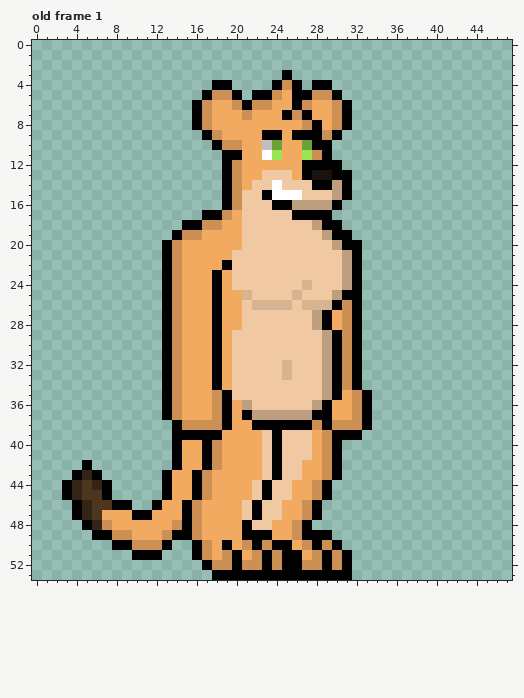
Pixel-art file: TerraGuardian Sprites/Companions/FemaleLionWarrior.aseprite. Above: the version before the commit.
48x54 pixels, 18 frames. Colours within 5 levels of each other are drawn and written as one. Shown: old frame 1. The commit also changed other frames, which this record leaves out.
New version:
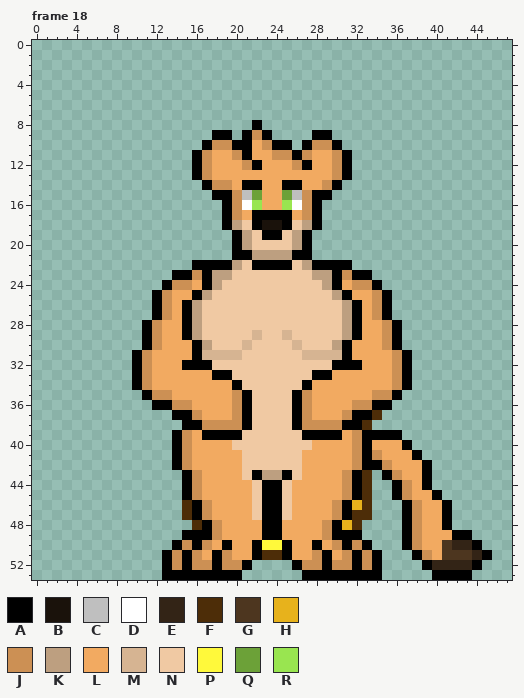
Palette (. is transparent): A #000000  B #1a120b  C #bfbfbf  D #ffffff  E #332416  F #4d2d08  G #4d361f  H #e7b21c  J #cc9054  K #bd9f80  L #f2aa61  M #d6b492  N #f0c9a3  P #fff93b  Q #6ca138  R #99e550
A new or re-ordered frame is compared with the old frame closest to it.
Author's note on the commit: Added sitting on chair and throne frames to the lion warrior.
From old to new:
frames 18 -> 20
layer "Furniture" added
--- frame 18 is new; against old frame 1
@@ x 0..47 @@
  2 ................................................
- 3 .........................A......................
- 4 ..................AA....AJA.AA..................
- 5 .................AJJA.AAJLAAJJA.................
- 6 ................AJLLJAJJLLAJLLJA................
- 7 ................AJLLLJLLLAJALLJA................
- 8 ................AJLLLLLLLLLJALJA................
- 9 .................AJLLLLAALAAAJA.................
-10 ..................AJJLLCQLLQAA..................
-11 ...................AALLDRLLRJA..................
-12 ...................AJLLLLLLAAAA.................
-13 ...................AJLLNNNLABBAA................
-14 ...................AJLNNDNNNAAKA................
-15 ...................AJNNADDDNNNKA................
-16 ...................AJNNNAAKKKKA.................
-17 .................AAJLNNNNNAAAA..................
-18 ...............AAJJLLNNNNNNNKAA.................
-19 ..............AJJLLLLNNNNNNNNKAA................
-20 .............AJLLLLLLNNNNNNNNNKAA...............
-21 .............AJLLLLLNNNNNNNNNNNKA...............
-22 .............AJLLLLANNNNNNNNNNNKA...............
-23 .............AJLLLALNNNNNNNNNNNKA...............
-24 .............AJLLLALNNNNNNNMNNNKA...............
-25 .............AJLLLALLMNNNNMNNNKAA...............
-26 .............AJLLLALLNMMMMNMMMAJA...............
-27 .............AJLLLALLNNNNNNNKALJA...............
-28 .............AJLLLALLNNNNNNNKALJA...............
-29 .............AJLLLALNNNNNNNNNKAJA...............
-30 .............AJLLLALNNNNNNNNNKAJA...............
-31 .............AJLLLALNNNNNNNNNKAJA...............
-32 .............AJLLLALNNNNNMNNNKAJA...............
-33 .............AJLLLALNNNNNMNNNKAJA...............
-34 .............AJLLLALNNNNNNNNNKAJA...............
-35 .............AJLLLJANNNNNNNNNKALJA..............
-36 .............AJLLLJALKNNNNNNKALLJA..............
-37 .............AJLLLJALAKKKKKKAALLJA..............
-38 ..............AJJJJALLAAAAAAJAJJJA..............
-39 ..............AAAAALLLLNANNNLJAAA...............
-40 ..............ALLAJLLLLNANNNLJA.................
-41 ..............ALLAJLLLLNANNNLJA.................
-42 .....A........ALLAJLLLLNANNLLJA.................
-43 ....AEA......ALLAJLLLLLNANNLLJA.................
-44 ...AEGEA.....ALLAJLLLLNANNLLJA..................
-45 ...AEGGA.....ALLAJLLLLNANNLLJA..................
-46 ....AEGGAA..ALLAJLLLLNANNLLJA...................
-47 ....AEGLLLAALLLAJLLLLNANNLLJA...................
-48 .....AEJLLLLLLJAJLLLLANNLLJA....................
-49 ......AAJJLLLJAAJLLLLAAALLJAAA..................
-50 ........AAJJJA..AJLALJAJAALJAJA.................
-51 ..........AAA...AJLJALJAJAALJAJA................
-52 .................AJJAJJAJAAJJAJA................
-53 ..................AAAAAAAAAAAAAA................
+ 3 ................................................
+ 4 ................................................
+ 5 ................................................
+ 6 ................................................
+ 7 ................................................
+ 8 ......................A.........................
+ 9 ..................AA.AJA....AA..................
+10 .................AJJAALJAA.AJJA.................
+11 ................AJLLJALLJJAJLLJA................
+12 ................AJLLLJALLLJALLJA................
+13 ................AJLLLLLLLLLLLLJA................
+14 .................AJJLAALLAALLJA.................
+15 ..................AAJCQLLQCJAA..................
+16 ...................AJDRLLRDJA...................
+17 ...................AJLAAAALJA...................
+18 ...................AKNABBANKA...................
+19 ....................AKNAANKA....................
+20 ....................AKNNNNKA....................
+21 ....................AAKKKKAA....................
+22 ................AAAAKNAAAANKAAAA................
+23 ..............AAJAKKNNNNNNNNKKAJAA..............
+24 .............AJJLAKNNNNNNNNNNKALJJA.............
+25 ............AJLLAKNNNNNNNNNNNNKALLJA............
+26 ............AJLAKNNNNNNNNNNNNNNKALJA............
+27 ............AJLAKNNNNNNNNNNNNNNKALJA............
+28 ...........AJLLAKNNNNNNNNNNNNNNKALLJA...........
+29 ...........AJLLAKNNNNNMNNMNNNNNKALLJA...........
+30 ...........AJLLLAKNNNMNNNNMNNNKALLLJA...........
+31 ..........AJLLLLAMMMMNNNNNNMMMMALLLLJA..........
+32 ..........AJLLLAAANNNNNNNNNNNNAAALLLJA..........
+33 ..........AJLLLLLLAANNNNNNNNAALLLLLLJA..........
+34 ..........AJLLLLLLLLANNNNNNALLLLLLLLJA..........
+35 ...........AJJLLLLLLJANNNNAJLLLLLLJJA...........
+36 ............AAJJLLLLJANNNNAJLLLLJJAA............
+37 ..............AAJLLLJANNNNAJLLLJAAF.............
+38 ...............AAJJJJANNNNAJJJJAAF..............
+39 ..............AJLAAAANNNNNNAAAALJAAAA...........
+40 ..............AJLLLLNNNNNNNNLLLLJALLLA..........
+41 ..............AJLLLLLNNNNNNLLLLLJAJLLLA.........
+42 ..............AJLLLLLNNNNNNLLLLLJAAJLLLA........
+43 ...............AJLLLLNAKKANLLLLJAF.AJLLA........
+44 ...............AJLLLLLNAANLLLLLJAF..AJLA........
+45 ...............AJLLLLLNAANLLLLLJAF..AJLLA.......
+46 ...............FAJLLLLNAANLLLLJAHF...AJLLA......
+47 ...............FAJLLLLNAANLLLLJAFF...AJLLA......
+48 ................FAJLLLLAALLLLJAHF....AJLLA......
+49 ...............AAAJLLLLAALLLLJAAA....AJLLLAA....
+50 ..............AJAJLALLAPPALLALJAJA...AJLLGEEA...
+51 .............AJAJLAJLLAFFALLJALJAJA...AJLGGGEA..
+52 .............AJAJJAJJA....AJJAJJAJA....AEEEEA...
+53 .............AAAAAAAA......AAAAAAAA.....AAAA....
